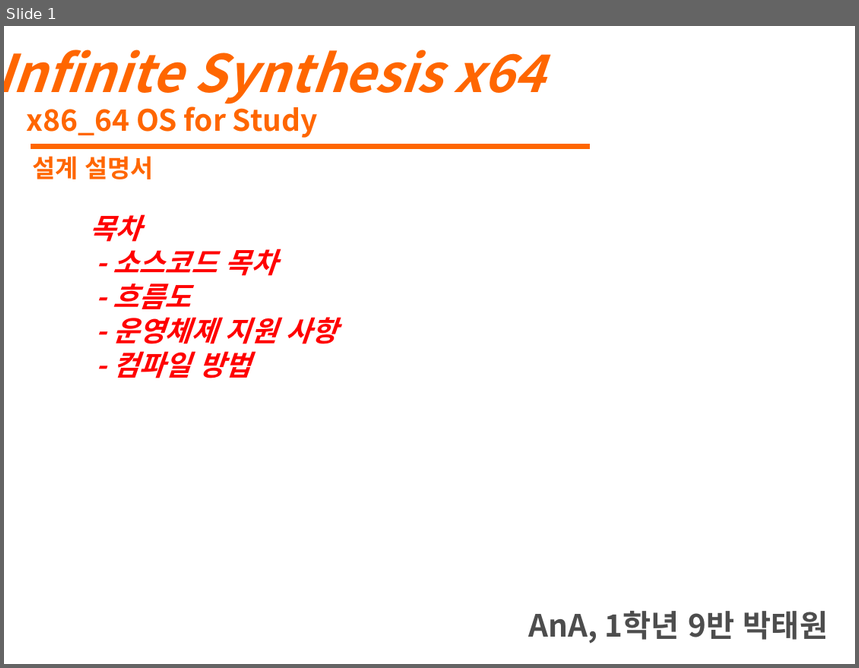
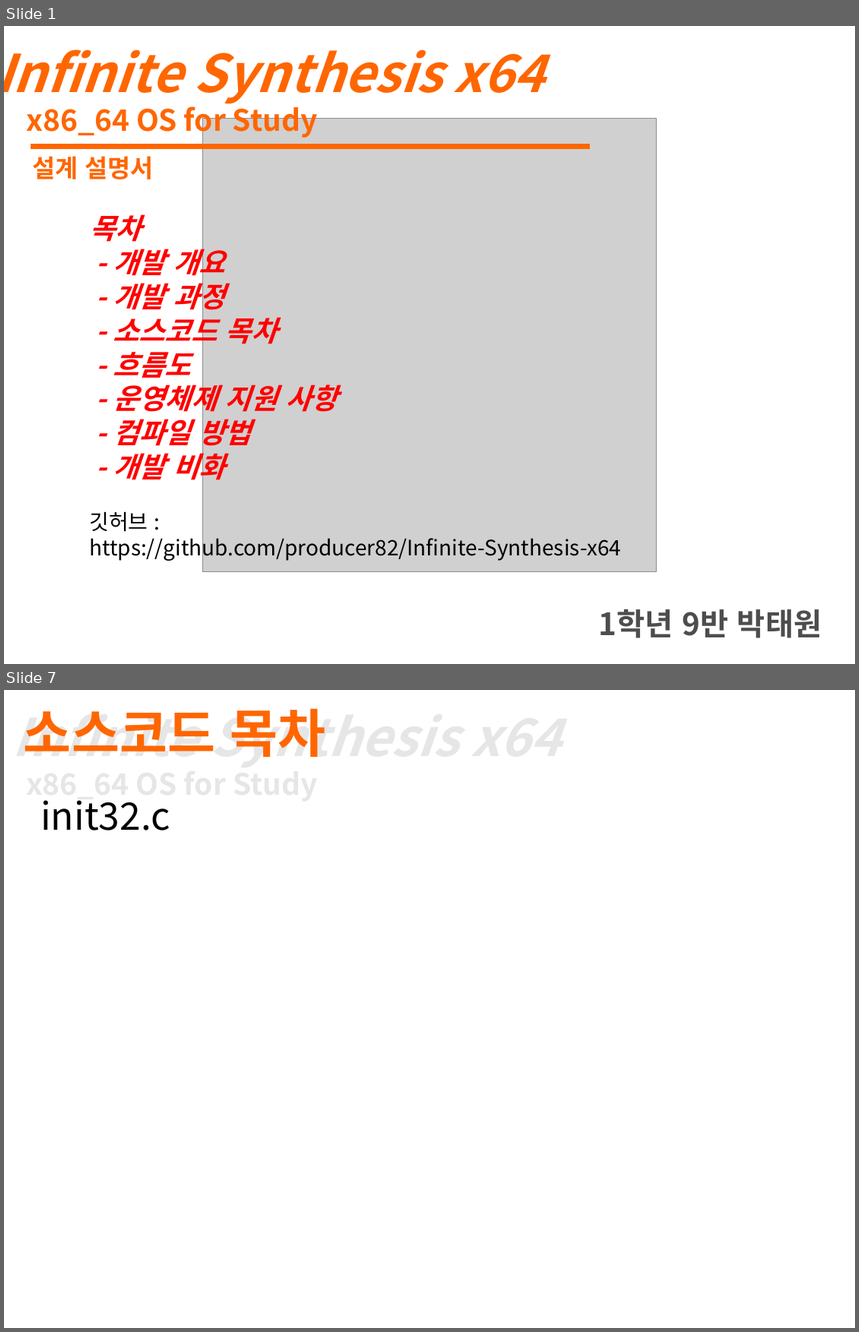
Before and after one commit to producer82/Infinite-Synthesis-x64, a slide deck: 0dev/Infinite Synthesis x64 설계.pptx. Shown one above the other, each under a label of ours: slide 1 before the commit, slides 1 and 7 after it; the slides between them are not shown. The pictures are 859x668 and 859x1332 pixels, drawn with LibreOffice and Linux fonts; fonts in the diff are those of the drawing; grey boxes stand for pictures. Boxes give left, top, right and bottom in pixels: in the first picture for what was removed or moved away, otherwise in the second. Text is boxed around its words. In the diff, an @@ line names an element or a change of style, - is before the commit and + after.

```diff
--- a/0dev/Infinite Synthesis x64 설계.pptx
+++ b/0dev/Infinite Synthesis x64 설계.pptx
@@ slide 7 added at [4, 690, 855, 1328], background #FFFFFF @@
@@ text added at [12, 711, 198, 752], 44 pt, text #E6E6E6, bold, italic @@
+Infinite Synthesis x64
@@ text added at [24, 708, 325, 757], 44 pt, text #FF6600, bold @@
+소스코드 목차
@@ text added at [26, 800, 129, 802], 25 pt, text #E6E6E6, bold @@
+x86_64 OS for Study
@@ text added at [40, 800, 170, 831], 32 pt, text #000000 @@
+init32.c
@@ slide 1 changed as well @@
@@ picture added at [202, 118, 656, 572] @@
@@ text at [113, 243, 225, 316]: paragraphs added @@
+- 개발 개요
+- 개발 과정
@@ text at [89, 447, 621, 562]: paragraphs added @@
+- 개발 비화
+깃허브 :
+https://github.com/producer82/Infinite-Synthesis-x64
@@ text at [599, 610, 823, 639]: text changed @@
-AnA, 1학년 9반 박태원
+1학년 9반 박태원
```
Also in this commit, not shown: 5 other slides added, 2 other files.
